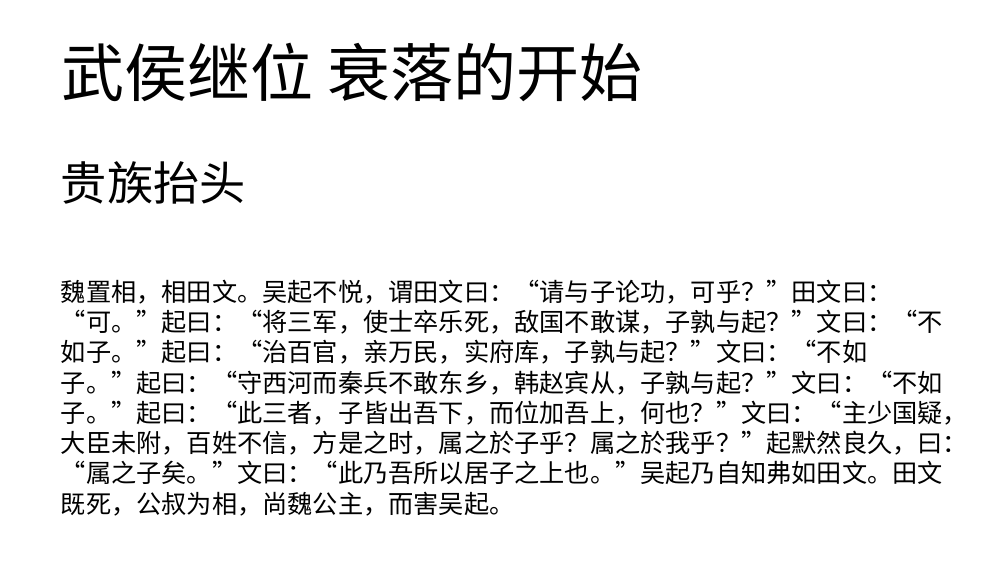
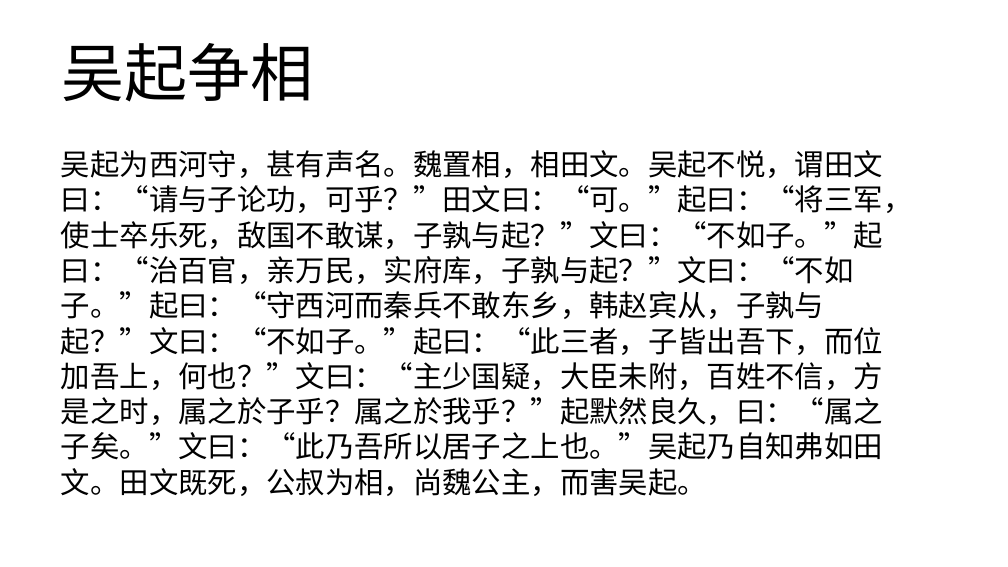
Before and after one commit to DaccPonding/learn_for_yourself, a slide deck: slide 6 of 阿正的分享.pptx (slide 7 before the commit). Drawn at 1008x567 pixels with LibreOffice and Linux fonts; fonts in the diff are those of the drawing. Boxes give left, top, right and bottom in pixels: in the first picture for what was removed or moved away, otherwise in the second. Text is boxed around its words. In the diff, an @@ line names an element or a change of style, - is before the commit and + after.

```diff
--- a/阿正的分享.pptx
+++ b/阿正的分享.pptx
@@ title at <box>61,43,313,102</box>: text changed @@
-武侯继位 衰落的开始
+吴起争相
@@ text at <box>61,150,912,496</box>: text changed; size 24 to 28 pt @@
-魏置相，相田文。吴起不悦，谓田文曰：“请与子论功，可乎？”田文曰：“可。”起曰：“将三军，使士卒乐死，敌国不敢谋，子孰与起？”文曰：“不如子。”起曰：“治百官，亲万民，实府库，子孰与起？”文曰：“不如子。”起曰：“守西河而秦兵不敢东乡，韩赵宾从，子孰与起？”文曰：“不如子。”起曰：“此三者，子皆出吾下，而位加吾上，何也？”文曰：“主少国疑，大臣未附，百姓不信，方是之时，属之於子乎？属之於我乎？”起默然良久，曰：“属之子矣。”文曰：“此乃吾所以居子之上也。”吴起乃自知弗如田文。田文既死，公叔为相，尚魏公主，而害吴起。
+吴起为西河守，甚有声名。魏置相，相田文。吴起不悦，谓田文曰：“请与子论功，可乎？”田文曰：“可。”起曰：“将三军，使士卒乐死，敌国不敢谋，子孰与起？”文曰：“不如子。”起曰：“治百官，亲万民，实府库，子孰与起？”文曰：“不如子。”起曰：“守西河而秦兵不敢东乡，韩赵宾从，子孰与起？”文曰：“不如子。”起曰：“此三者，子皆出吾下，而位加吾上，何也？”文曰：“主少国疑，大臣未附，百姓不信，方是之时，属之於子乎？属之於我乎？”起默然良久，曰：“属之子矣。”文曰：“此乃吾所以居子之上也。”吴起乃自知弗如田文。田文既死，公叔为相，尚魏公主，而害吴起。
@@ text removed at <box>61,161,246,204</box> @@
-贵族抬头
```
Also in this commit, not shown: 5 other slides changed, 6 slides added, 1 slide removed, 1 other file.
